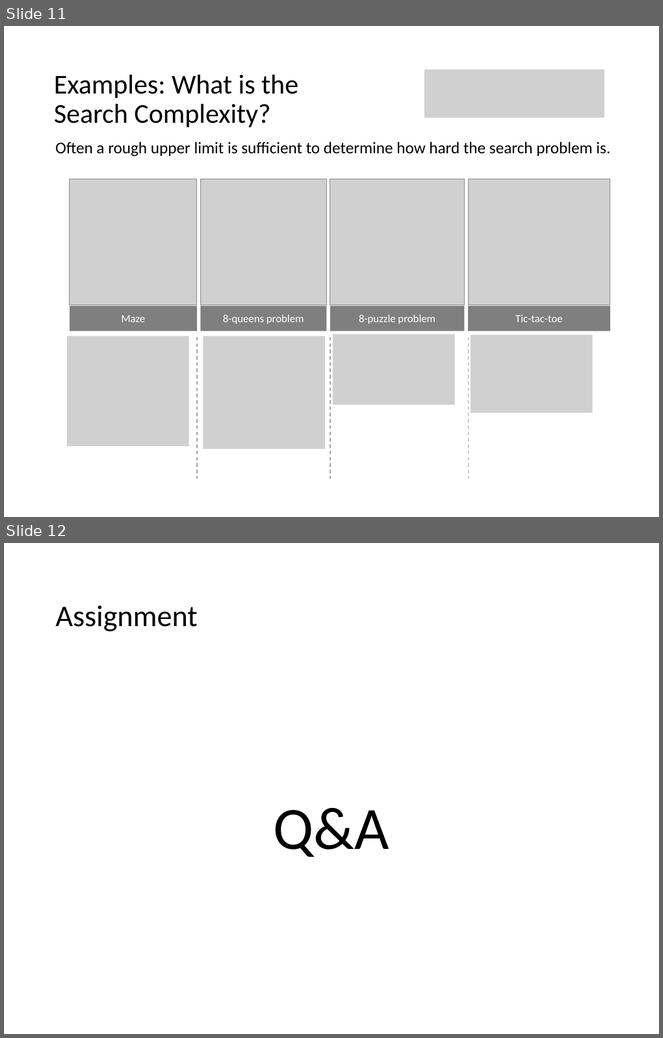
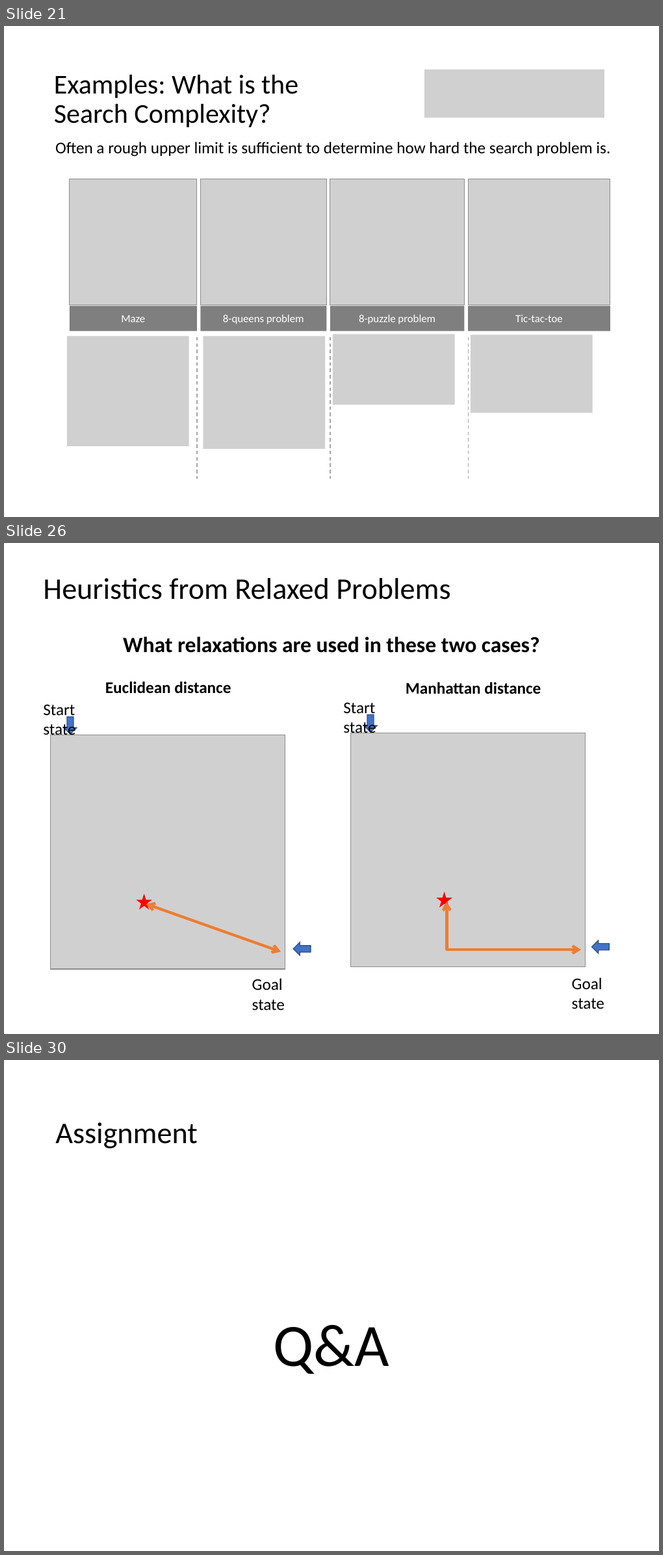
Before and after one commit to mhahsler/CS7320-AI, a slide deck: slides/03_search_discussion.pptx. Shown one above the other, each under a label of ours: slides 11 and 12 before the commit, slides 21, 26 and 30 after it; the slides between them are not shown. The pictures are 663x1038 and 663x1555 pixels, drawn with LibreOffice and Linux fonts; fonts in the diff are those of the drawing; grey boxes stand for pictures. Boxes give left, top, right and bottom in pixels: in the first picture for what was removed or moved away, otherwise in the second. Text is boxed around its words. In the diff, an @@ line names an element or a change of style, - is before the commit and + after.

```diff
--- a/slides/03_search_discussion.pptx
+++ b/slides/03_search_discussion.pptx
@@ slide 26 added at (4,543,659,1034), background #FFFFFF @@
@@ title added at (43,578,451,600), 33 pt, text #000000 @@
+Heuristics from Relaxed Problems
@@ text added at (123,637,540,653), 24 pt, text #000000, bold @@
+What relaxations are used in these two cases?
@@ text added at (105,681,231,694), 18 pt, text #000000, bold @@
+Euclidean distance
@@ text added at (406,682,541,694), 18 pt, text #000000, bold @@
+Manhattan distance
@@ text added at (43,704,76,739), 18 pt, text #000000 @@
+Start state
@@ down arrow added at (64,717,77,734), fill #4472C4, outline #325491 1 pt @@
@@ text added at (343,702,376,737), 18 pt, text #000000 @@
+Start state
@@ down arrow added at (364,715,378,732), fill #4472C4, outline #325491 1 pt @@
@@ picture added at (51,735,285,969) @@
@@ picture added at (351,733,586,967) @@
@@ star added at (438,893,451,906), fill #FF0000, outline #FF0000 1 pt @@
@@ star added at (138,895,151,908), fill #FF0000, outline #FF0000 1 pt @@
@@ double arrow added from (146, 904) to (281, 952), #ED7D31 3 pt @@
@@ elbow double arrow added from (446, 902) to (581, 950), #ED7D31 3 pt @@
@@ down arrow added at (293,943,311,956), fill #4472C4, outline #325491 1 pt @@
@@ down arrow added at (592,941,610,954), fill #4472C4, outline #325491 1 pt @@
@@ text added at (252,979,285,1011), 18 pt, text #000000 @@
+Goal state
@@ text added at (572,978,605,1010), 18 pt, text #000000 @@
+Goal state
@@ what was slide 11 is now slide 21 @@
@@ what was slide 12 is now slide 30 @@
```
Also in this commit, not shown: 1 slide changed, 18 other slides added, 1 slide removed, 7 other files.
